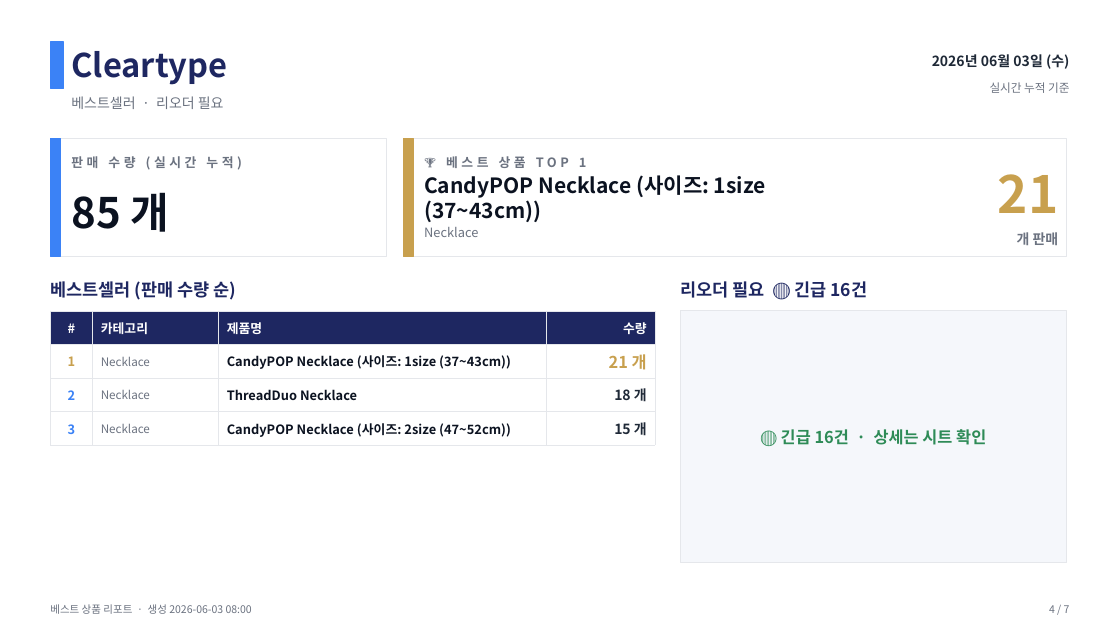
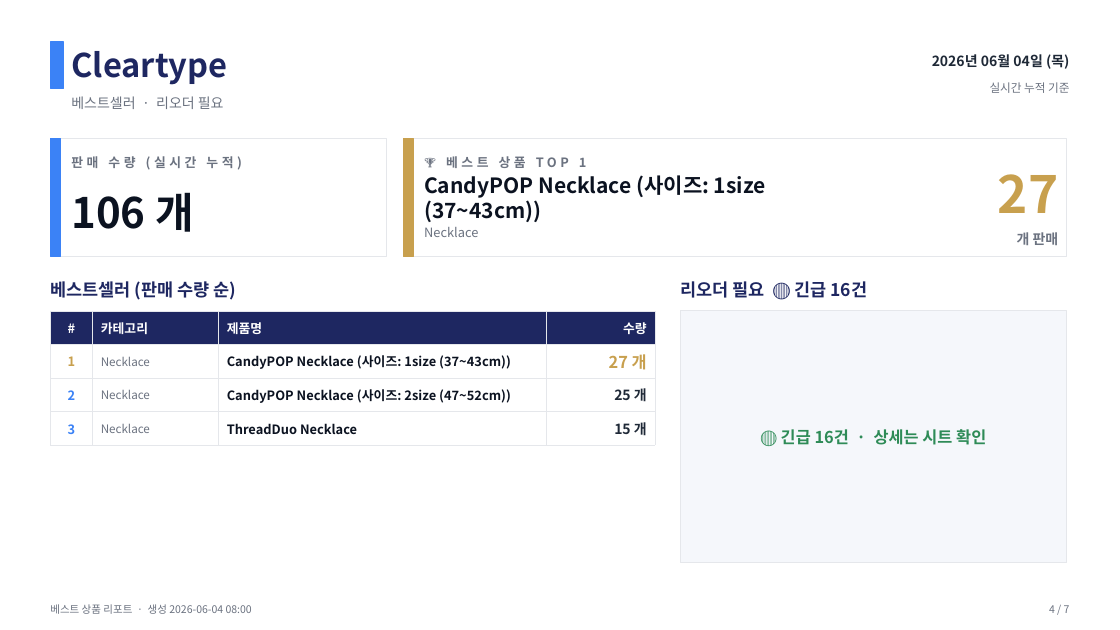
Before and after one commit to j65209/Brightbeed, a slide deck: slide 4 of data/sales-report.pptx. Drawn at 1120x630 pixels with LibreOffice and Linux fonts; fonts in the diff are those of the drawing. Boxes give left, top, right and bottom in pixels: in the first picture for what was removed or moved away, otherwise in the second. Text is boxed around its words. In the diff, an @@ line names an element or a change of style, - is before the commit and + after.

```diff
--- a/data/sales-report.pptx
+++ b/data/sales-report.pptx
@@ text at bbox=[932, 54, 1069, 69]: text changed @@
-2026년 06월 03일 (수)
+2026년 06월 04일 (목)
@@ text at bbox=[998, 174, 1059, 213]: text changed @@
-21
+27
@@ text at bbox=[71, 192, 194, 232]: text changed @@
-85 개
+106 개
@@ table at bbox=[50, 311, 655, 439] @@
-row 2, column 4: 21 개
+row 2, column 4: 27 개
-row 3, column 3: ThreadDuo Necklace
+row 3, column 3: CandyPOP Necklace (사이즈: 2size (47~52cm))
-row 3, column 4: 18 개
+row 3, column 4: 25 개
-row 4, column 3: CandyPOP Necklace (사이즈: 2size (47~52cm))
+row 4, column 3: ThreadDuo Necklace
@@ text at bbox=[50, 604, 252, 614]: text changed @@
-베스트 상품 리포트 · 생성 2026-06-03 08:00
+베스트 상품 리포트 · 생성 2026-06-04 08:00
```
Also in this commit, not shown: 6 other slides changed.
